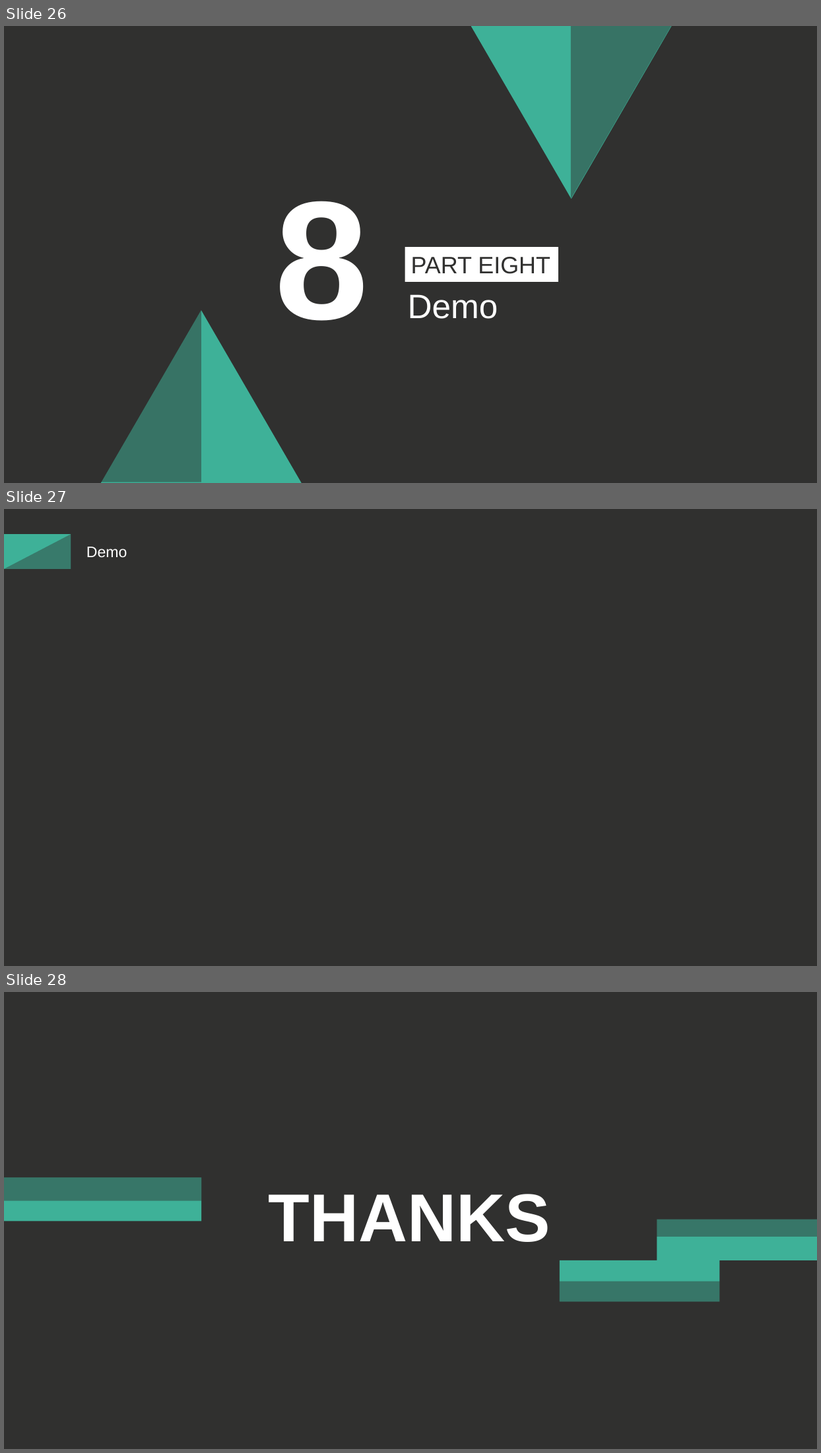
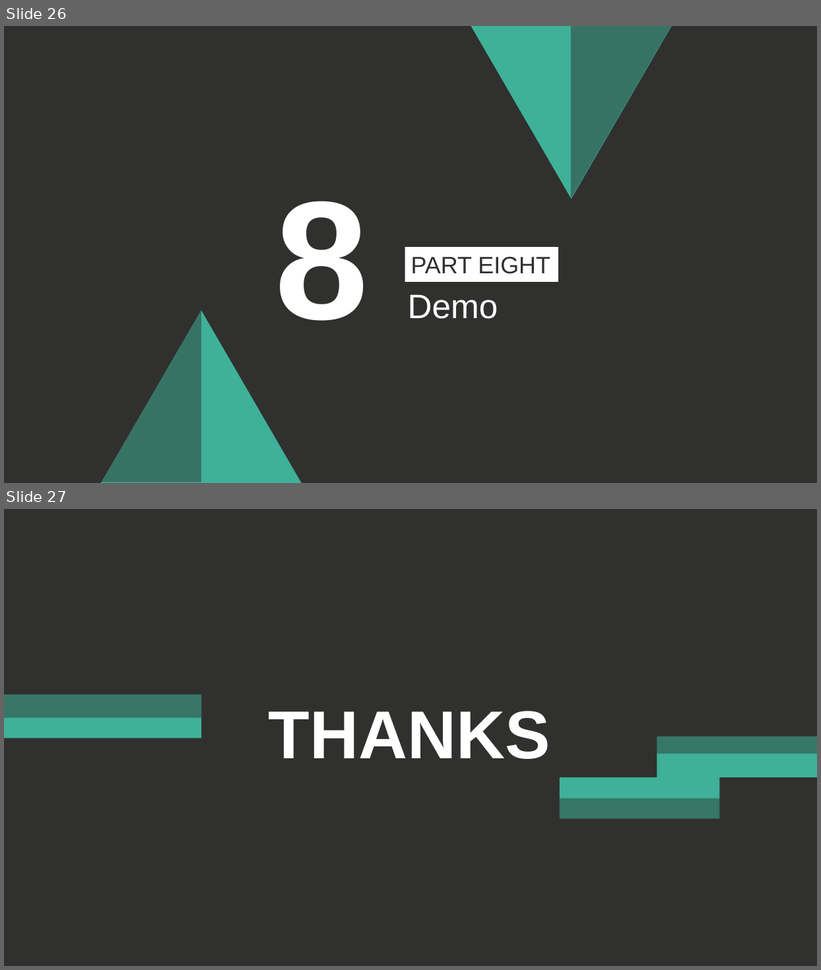
Before and after one commit to 13urgerKing/110_1-SE, a slide deck: documents/Final_Report.pptx. Shown one above the other, each under a label of ours: slides 26, 27 and 28 before the commit, slides 26 and 27 after it. The pictures are 821x1453 and 821x970 pixels, drawn with LibreOffice and Linux fonts; fonts in the diff are those of the drawing. Boxes give left, top, right and bottom in pixels: in the first picture for what was removed or moved away, otherwise in the second. Text is boxed around its words. In the diff, an @@ line names an element or a change of style, - is before the commit and + after.

```diff
--- a/documents/Final_Report.pptx
+++ b/documents/Final_Report.pptx
@@ slide 27 removed at (4, 509, 817, 966), background #30302F @@
@@ rectangle removed at (4, 534, 71, 569) @@
@@ right triangle removed at (4, 534, 71, 569) @@
@@ text removed at (86, 547, 127, 557) @@
-Demo
@@ what was slide 28 is now slide 27 @@
```
Also in this commit, not shown: 3 slides changed, 7 other files.
